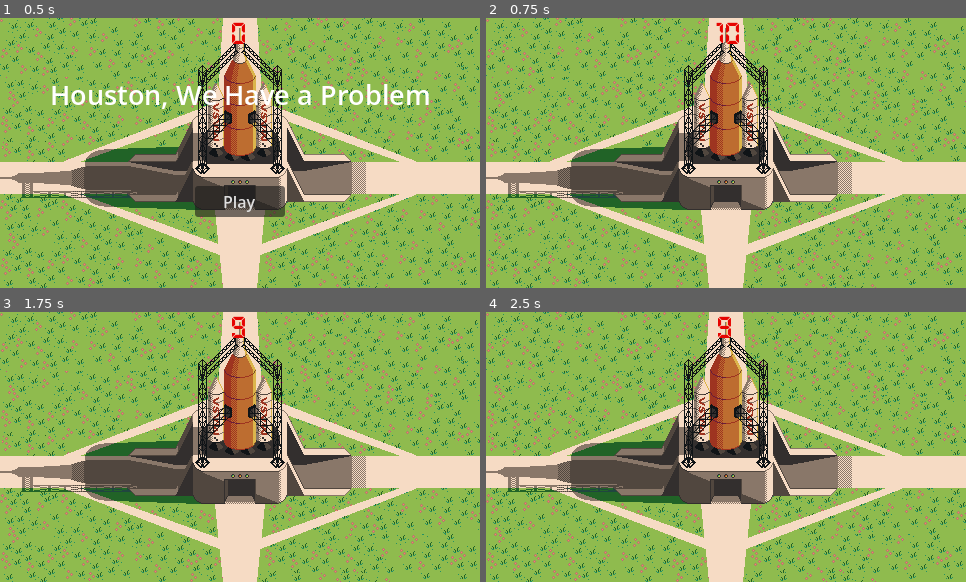
Above: before the commit, frames 1-4 (two rows, left to right).
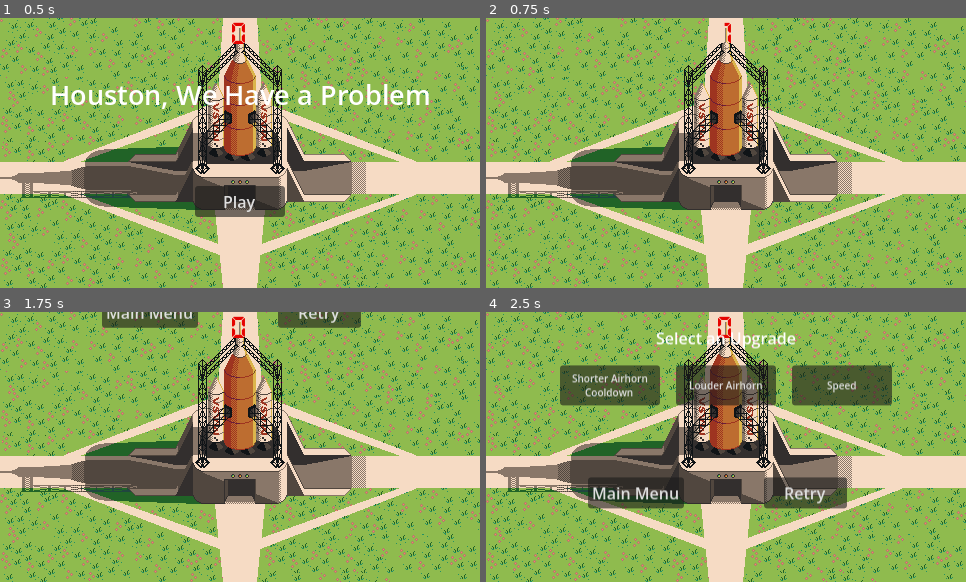
Above: after the commit, the same moments.

Repository: arcality/Count-Down-GMTK-2026
Game: Godot game, scene res://scenes/main.tscn
The game is run twice, just before and just after one commit, with the same random seed, the same clock (stepped at 60 frames per second) and the same inputs. Sound files missing from this copy of the repository are replaced by a short silence.
Inputs (mouse positions are in pixels of both pictures, inside the frame that each line leads up to):
- Up to frame 1 (0.5 s): no input
- Up to frame 2 (0.75 s): click "Play" at 0.5 s
- Up to frame 3 (1.75 s): tap Enter at 1.25 s; hold D (move_right) from 1.28 s (still down); tap Z (flail) at 1.35 s; tap X (net) at 1.55 s
- Up to frame 4 (2.5 s): release D (move_right) at 2 s; click (807, 403) at 2 s, where only the run after the commit has a clickable "Retry"

Frame 1 is identical in both runs. In frame 2, 0.2% of the frame differs, in the area x 47-53%, y 1-10%; in frame 3, 2.2%; in frame 4, 14%, in the area x 15-85%, y 4-73%.

Commit message:
add rest of upgrades

Diff:
--- a/scenes/main.tscn
+++ b/scenes/main.tscn
@@ -38,7 +38,6 @@
 horizontal_alignment = 1
 
 [node name="Timer" type="Timer" parent="." unique_id=373041728]
-wait_time = 10.0
 one_shot = true
 
 [node name="StatsScreen" parent="." unique_id=582774533 instance=ExtResource("5_tbgi4")]
--- a/scripts/main.gd
+++ b/scripts/main.gd
@@ -74,12 +74,21 @@
 	$StatsScreen.set_birds_saved(scared_bird_ct)
 	$StatsScreen.clear_upgrades()
 
-	var possible_upgrades := Upgrade.Upgrades.values().slice(0,3)
+	var possible_upgrades := Upgrade.Upgrades.values()
+	possible_upgrades.shuffle()
+
 	if %Player.airhorn_cooldown_upgrade_ct >= 3:
 		possible_upgrades.remove_at(possible_upgrades.find(Upgrade.Upgrades.AIRHORN_COOLDOWN))
 	if %Player.airhorn_radius_upgrade_ct >= 3:
 		possible_upgrades.remove_at(possible_upgrades.find(Upgrade.Upgrades.AIRHORN_RADIUS))
+	if %Player.flail_radius_upgrade_ct >= 3:
+		possible_upgrades.remove_at(possible_upgrades.find(Upgrade.Upgrades.BATON_SIZE))
+	if %Player.net_range_upgrade_ct >= 3:
+		possible_upgrades.remove_at(possible_upgrades.find(Upgrade.Upgrades.NET_DISTANCE))
+	if %Player.speed_upgrade_ct >= 3:
+		possible_upgrades.remove_at(possible_upgrades.find(Upgrade.Upgrades.SPEED))
 
+	possible_upgrades = possible_upgrades.slice(0,3)
 	#var possible_upgrades := possible_upgrades.slice(0,2)
 	for u in possible_upgrades:
 		$StatsScreen.add_upgrade_choice(u)
@@ -158,5 +167,5 @@
 			%Player.upgrade_net_range()
 		Upgrade.Upgrades.SPEED:
 			%Player.upgrade_speed()
-	%Player.upgrade_net_range()
+	#%Player.upgrade_net_range()
 	print("Upgrade Selected: "+Upgrade.upgrade_data[upgrade]["text"])
